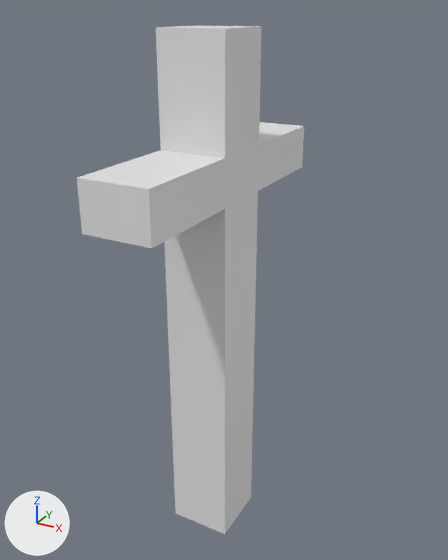
Two versions of the Blender file Items/Cross/Cross Model.blend, one commit apart.
The view is the same before and after, from a camera (50 mm lens) standing at (0.26, -0.45, 0.494) and looking at (0.005, 0.014, 0.262). The axes (+X, +Y, +Z) are drawn at lower left. The lights are the same throughout.

The first picture shows 'Defult Cube'.
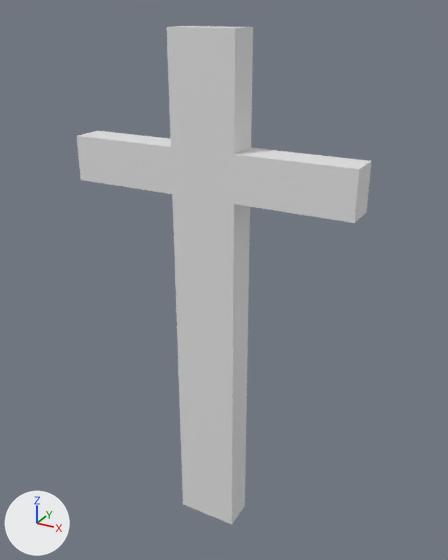
Location of each change, [x1, y1, x2, y2] in pixels of the pictures (448 x 560 px):
'Defult Cube', reshaped, modifiers changed (29% wider)
    before: [77, 26, 304, 534]
    after: [77, 26, 371, 524]

The change in detail:
me_cube is used by ob_defult_cube; location (0.0, 0.0, 0.0).
me_cube had 24 vertices, 22 faces and spanned x -0.03..0.03, y -0.132..0.132, z 0.0..0.48.
me_cube now has 20 vertices, 15 faces and spans x -0.132..0.0, y -0.015..0.015, z 0.0..0.48.
me_cube part 1: the whole mesh is rebuilt.
Object 'Defult Cube' (ob_defult_cube) gains a MIRROR modifier named 'Mirror'.
Modifier setting: use_clip = True.
